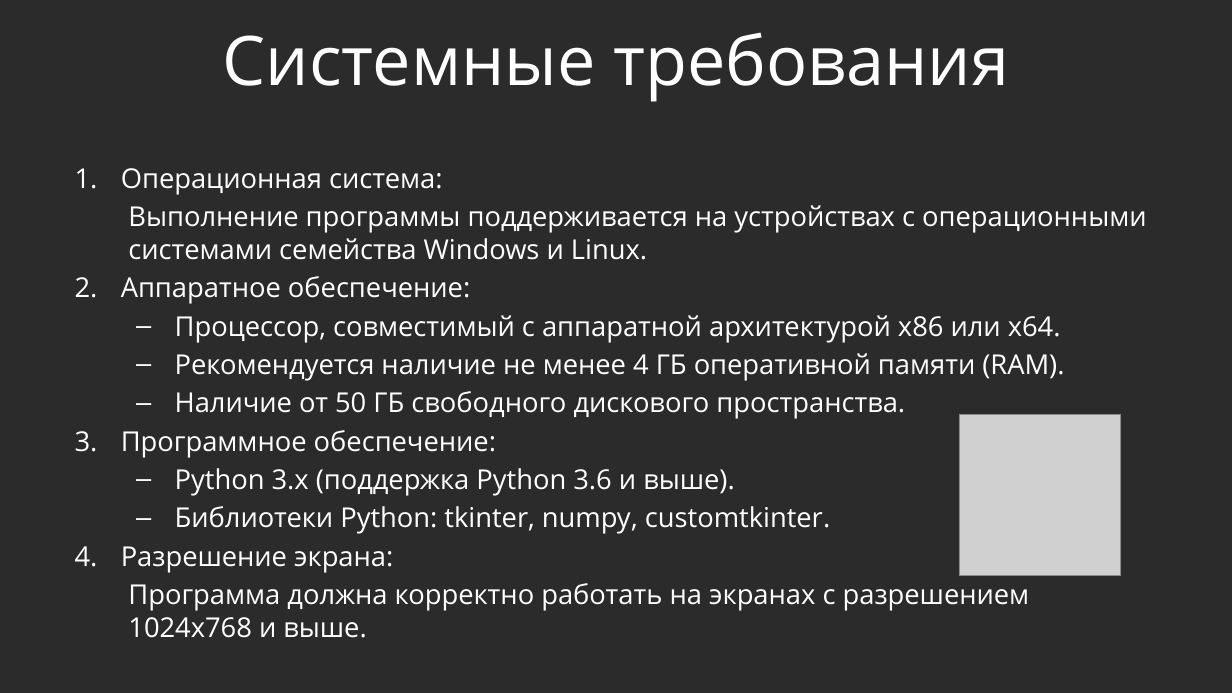
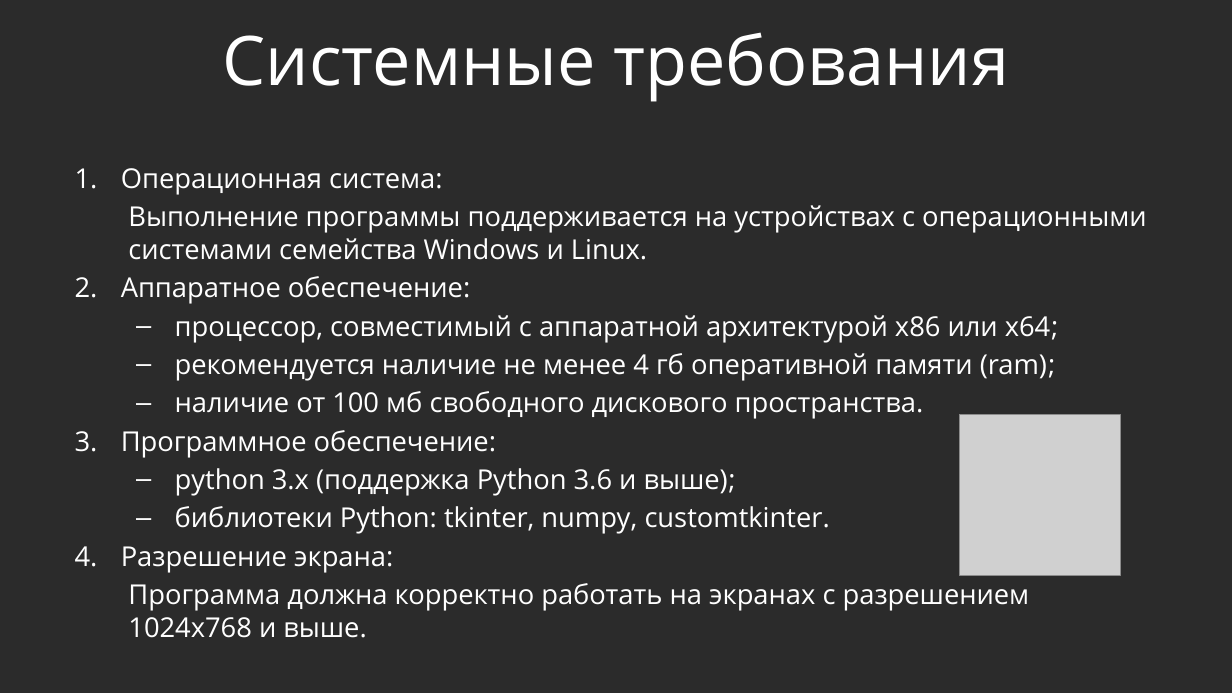
Before and after one commit to nodecspro/Matrix_reversals, a slide deck: slide 6 of Презентация/Презентация к курсовой работе.pptx. Drawn at 1232x693 pixels with LibreOffice and Linux fonts; fonts in the diff are those of the drawing; grey boxes stand for pictures; background and template pictures are left out; a plain dark background stands for a picture behind light text. Boxes give left, top, right and bottom in pixels: in the first picture for what was removed or moved away, otherwise in the second. Text is boxed around its words. In the diff, an @@ line names an element or a change of style, - is before the commit and + after.

```diff
--- a/Презентация/Презентация к курсовой работе.pptx
+++ b/Презентация/Презентация к курсовой работе.pptx
@@ text at (175,315,1059,419): text changed @@
-  – Процессор, совместимый с аппаратной архитектурой x86 или x64.
-  – Рекомендуется наличие не менее 4 ГБ оперативной памяти (RAM).
-  – Наличие от 50 ГБ свободного дискового пространства.
+  – процессор, совместимый с аппаратной архитектурой x86 или x64;
+  – рекомендуется наличие не менее 4 гб оперативной памяти (ram);
+  – наличие от 100 мб свободного дискового пространства.
@@ text at (175,468,830,534): text changed @@
-  – Python 3.x (поддержка Python 3.6 и выше).
-  – Библиотеки Python: tkinter, numpy, customtkinter.
+  – python 3.x (поддержка Python 3.6 и выше);
+  – библиотеки Python: tkinter, numpy, customtkinter.
```
